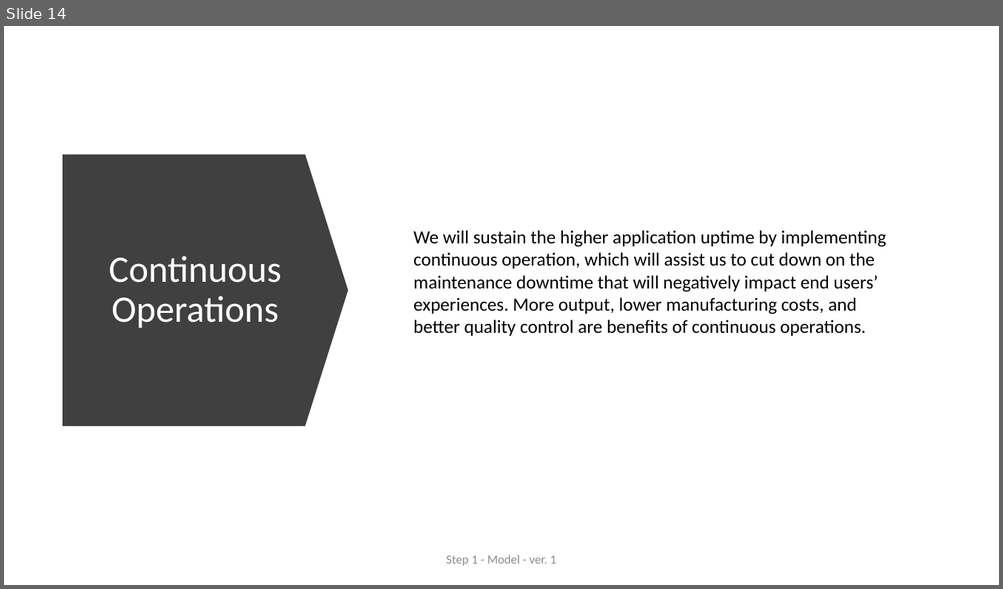
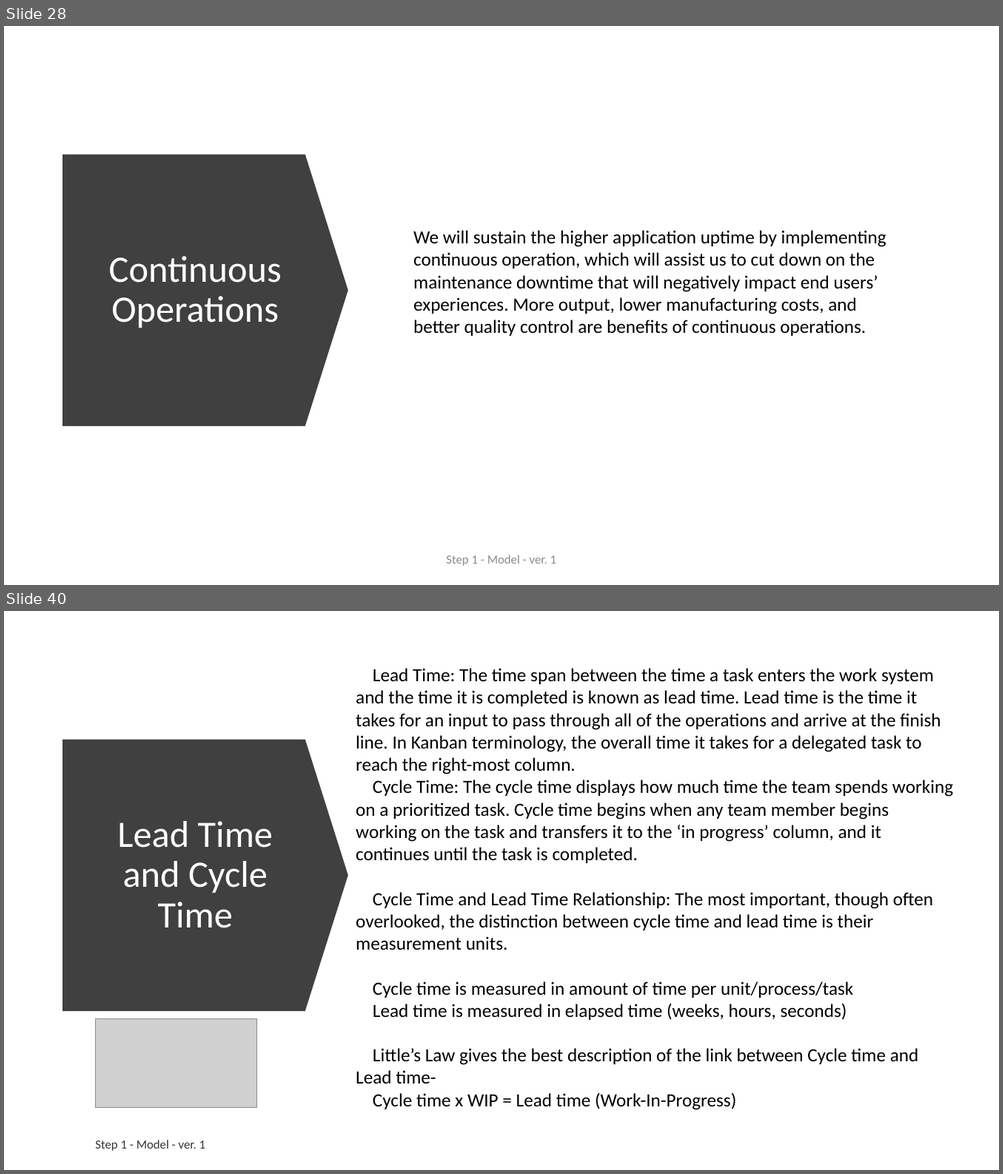
Before and after one commit to ext4dmin/DevOps-Mentorship, a slide deck: Step1-Model_speach.pptx. Shown one above the other, each under a label of ours: slide 14 before the commit, slides 28 and 40 after it; the slides between them are not shown. The pictures are 1003x589 and 1003x1174 pixels, drawn with LibreOffice and Linux fonts; fonts in the diff are those of the drawing; grey boxes stand for pictures. Boxes give left, top, right and bottom in pixels: in the first picture for what was removed or moved away, otherwise in the second. Text is boxed around its words. In the diff, an @@ line names an element or a change of style, - is before the commit and + after.

Commit message:
Step 1. Model. <before editing>

```diff
--- a/Step1-Model_speach.pptx
+++ b/Step1-Model_speach.pptx
@@ slide 40 added at (4,611,999,1170), background #FFFFFF @@
@@ text added at (356,668,953,1111), 18 pt, text #000000 @@
+Lead Time: The time span between the time a task enters the work system and the time it is completed is known as lead time. Lead time is the time it takes for an input to pass through all of the operations and arrive at the finish line. In Kanban terminology, the overall time it takes for a delegated task to reach the right-most column.
+Cycle Time: The cycle time displays how much time the team spends working on a prioritized task. Cycle time begins when any team member begins working on the task and transfers it to the ‘in progress’ column, and it continues until the task is completed.
+Cycle Time and Lead Time Relationship: The most important, though often overlooked, the distinction between cycle time and lead time is their measurement units.
+Cycle time is measured in amount of time per unit/process/task
+Lead time is measured in elapsed time (weeks, hours, seconds)
+Little’s Law gives the best description of the link between Cycle time and Lead time-
+Cycle time x WIP = Lead time (Work-In-Progress)
@@ down arrow added at (63,739,349,1011), fill #404040 @@
@@ title added at (117,821,273,928), 36 pt, text #FFFFFF @@
+Lead Time and Cycle Time
@@ picture added at (95,1019,256,1108) @@
@@ text added at (95,1140,205,1151), 12 pt, text #000000 at 80% opacity @@
+Step 1 - Model - ver. 1
@@ what was slide 14 is now slide 28 @@
```
Also in this commit, not shown: 2 slides changed, 33 other slides added, 1 other file.
